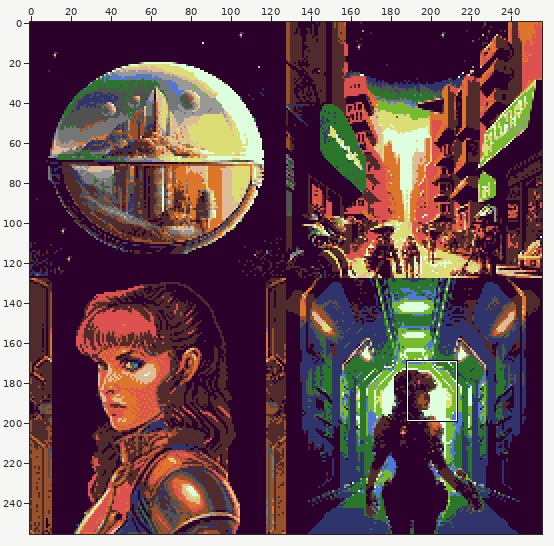
Pixel-art file: art/aseprite/intro.aseprite. Above, an overview of the earlier version with the close-up marked.
Close-up. The starting point:
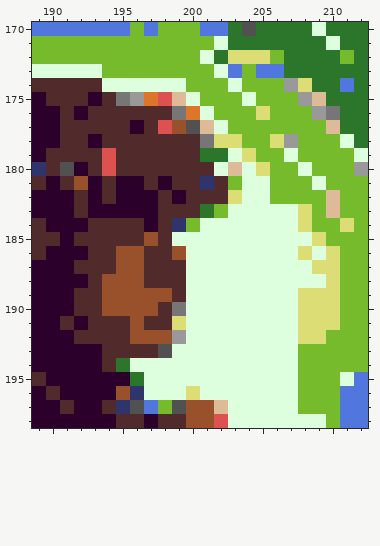
256x256 pixels, 1 frame. Shown: x 189..212, y 170..198. The commit also changed other parts of the picture, which this record leaves out.
The result:
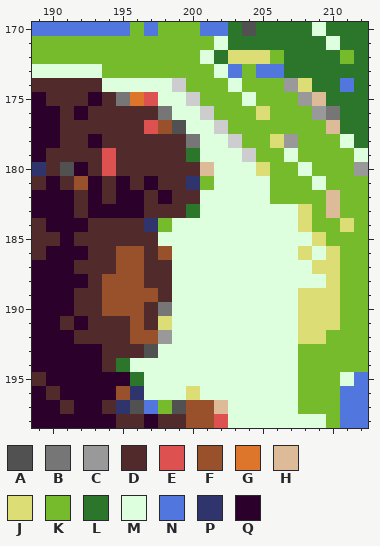
Palette (. is transparent): A #515151  B #767676  C #999999  D #512b2b  E #dd5151  F #99512b  G #dd762b  H #ddbb99  J #dddd76  K #76bb2b  L #2b762b  M #ddffdd  N #5176dd  P #30346d  Q #2b002b
What changed:
y 174: x 199 M -> .
y 175: x 196..200 CGEHM -> GEMM.
y 176: x 198..201 DBGM -> BMM.
y 177: x 196..202 QDEFAHM -> DEFAMM.
y 178: x 200..203 DBJJ -> BMM.
y 179: x 200..202 DLL -> LMM; x 204 J -> .
y 180: x 201 D -> H; x 203 H -> M
y 181: x 196..198 QDQ -> DQD; x 200..203 DPDK -> PKMM
y 182: x 197..199 QDQ -> DQD; x 201..203 DDJ -> MMM
y 183: x 197 Q -> D; x 200..202 DLK -> LMM
y 184: x 197..200 QDPK -> PKMM
y 185: x 197..198 FD -> DM
y 186: x 198..199 DF -> FM
y 187..188: x 199 D -> M
y 189: x 198..199 FD -> DM
y 190: x 197..199 FDB -> DBM
y 191: x 198..199 DJ -> JM
y 192: x 198..199 FC -> CM
y 193: x 197..198 DA -> AM
Boxes around the changes in both close-ups, in picture pixels (x1, y1, x2, y2):
changed: (130, 78, 256, 358)
